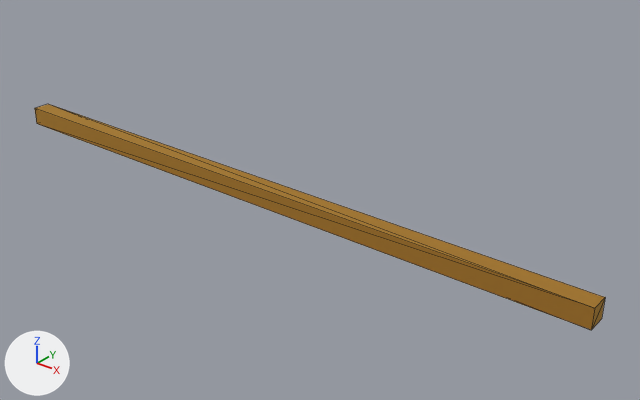
What one commit did to the glTF model published-model/details/cf82a6c78a6a8e934947c7b58a584929368d817f3bcfc3440a79c2553744a7bd.glb.
Before and after are seen from a 50 mm lens placed at (17.709, -0.103, 5.796), pointed at (16.596, 1.287, 4.934). The lights are fixed; the arrows at lower left show +X, +Y and +Z. The picture after the commit comes second. Mesh edges are drawn as thin lines. Where no turn or scale is listed for an object, it has been applied to the vertices. Vertices at exactly the same position are counted once.

The first picture shows 'GAP-34-LINTEL-0'.
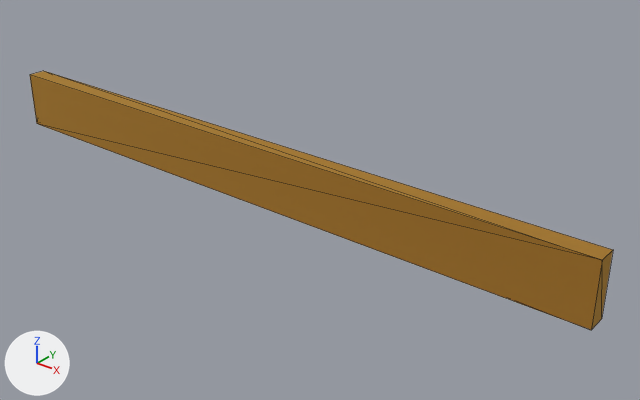
What differs and where, as boxes (x1, y1, x2, y2) in the pictures (640 x 400 px; the box of a moved part takes in the faces that stretch with it):
part 1 of me_gap_34_lintel_0, moved or reshaped: before (35, 104, 605, 330); after (30, 71, 613, 330)

Patch to the scene script:
```diff
--- a/published-model/details/cf82a6c78a6a8e934947c7b58a584929368d817f3bcfc3440a79c2553744a7bd.glb.py
+++ b/published-model/details/cf82a6c78a6a8e934947c7b58a584929368d817f3bcfc3440a79c2553744a7bd.glb.py
@@ me_gap_34_lintel_0 @@
 # used by ob_gap_34_lintel_0; location = (0.0, 0.0, 0.0)
 # verts and faces of me_gap_34_lintel_0; kept vertices keep their numbers, new ones are numbered from 8
 # before: 0 (15.67, 1.24, 4.92), 1 (15.67, 1.24, 4.97) at pixel (48, 103), 2 (17.27, 1.24, 4.97) at pixel (605, 297), 3 (17.27, 1.24, 4.92) at pixel (601, 318), 4 (17.27, 1.2, 4.97) at pixel (594, 308)
 # before: 5 (17.27, 1.2, 4.92) at pixel (591, 330), 6 (15.67, 1.2, 4.97) at pixel (34, 108), 7 (15.67, 1.2, 4.92) at pixel (36, 123)
-me_gap_34_lintel_0.from_pydata(...)  # 8 vertices, 12 faces; spans x 15.67..17.27, y 1.2..1.24, z 4.92..4.97
+me_gap_34_lintel_0.from_pydata(...)  # 8 vertices, 12 faces; spans x 15.67..17.27, y 1.2..1.24, z 4.92..5.06
+# me_gap_34_lintel_0 part 1
+delete_faces([(2, 5, 3), (2, 4, 5), (0, 7, 6), (0, 6, 1)])
+for i in [1, 2, 4, 6]: verts[i] += (0.0, 0.0, 0.09)
+faces += [(2, 4, 3), (3, 4, 5), (1, 7, 6), (0, 7, 1)]
 me_gap_34_lintel_0.materials.append(mat_mat_0)
```
